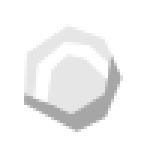
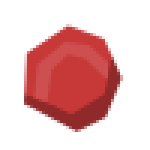
Layer changes from the first 150px x 150px image to the second:
added layer "Ebene #1" above "Ebene" over [24, 24, 123, 132]
hid "Ebene" over [24, 24, 123, 132]
